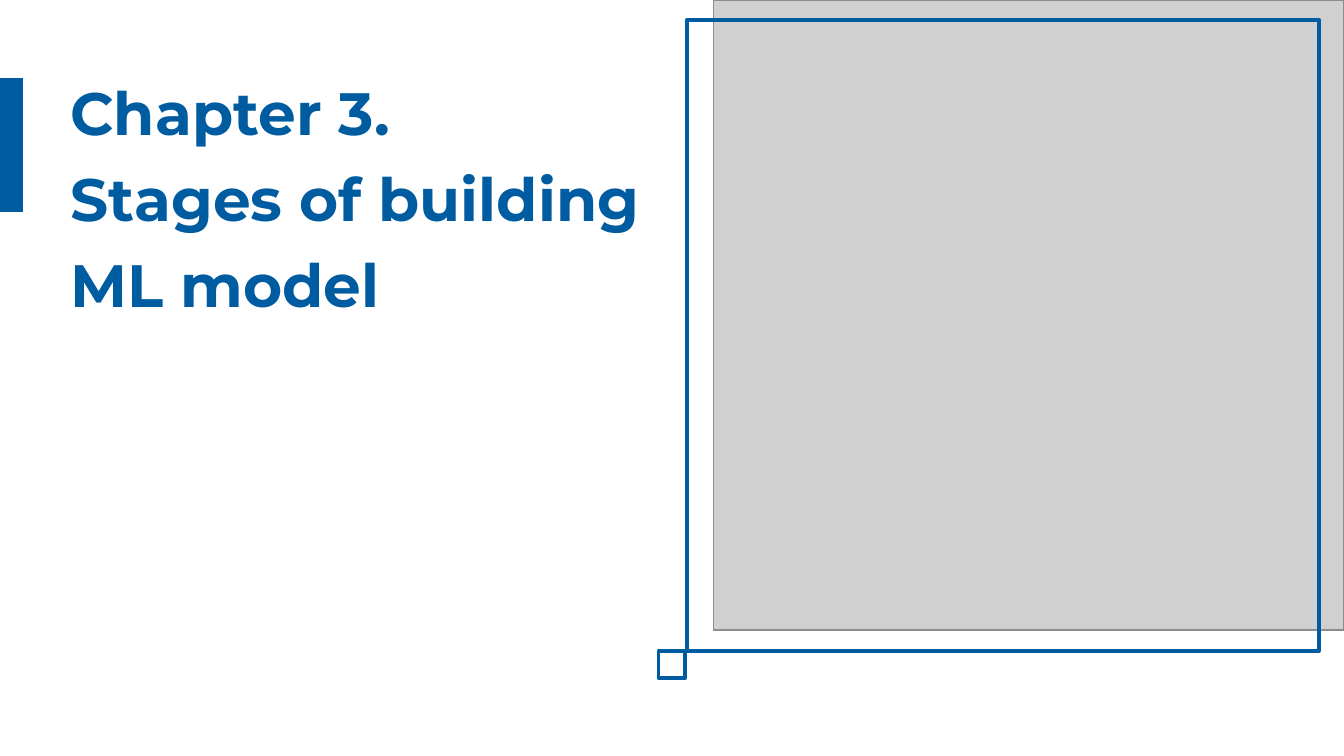
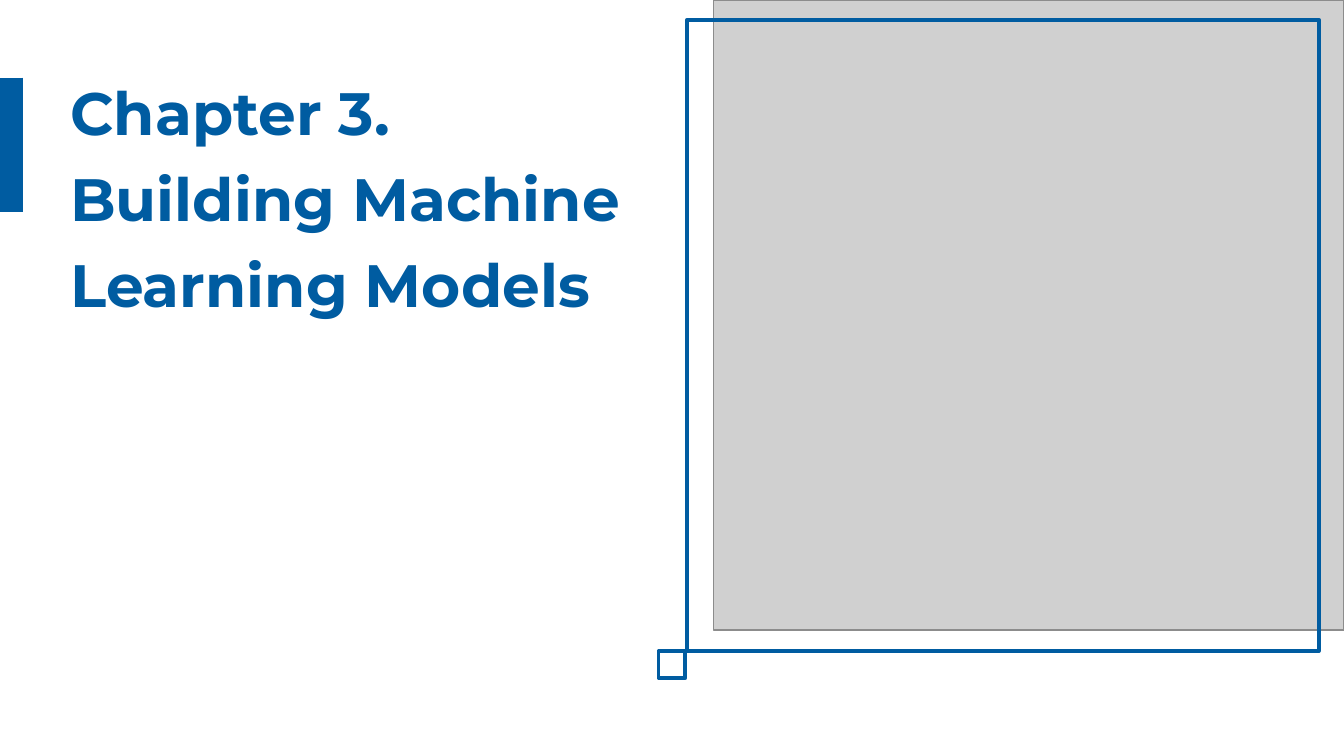
Before and after one commit to haiphan2000/CS114-Machine-Learning, a slide deck: slide 13 of ML slides.pptx (slide 8 before the commit). Drawn at 1344x756 pixels with LibreOffice and Linux fonts; fonts in the diff are those of the drawing; grey boxes stand for pictures. Boxes give left, top, right and bottom in pixels: in the first picture for what was removed or moved away, otherwise in the second. Text is boxed around its words. In the diff, an @@ line names an element or a change of style, - is before the commit and + after.

```diff
--- a/ML slides.pptx
+++ b/ML slides.pptx
@@ text at <box>70,174,620,319</box>: text changed @@
-Stages of building ML model
+Building Machine Learning Models
```
Also in this commit, not shown: 7 other slides changed, 4 slides added, 1 slide removed, 2 other files.
